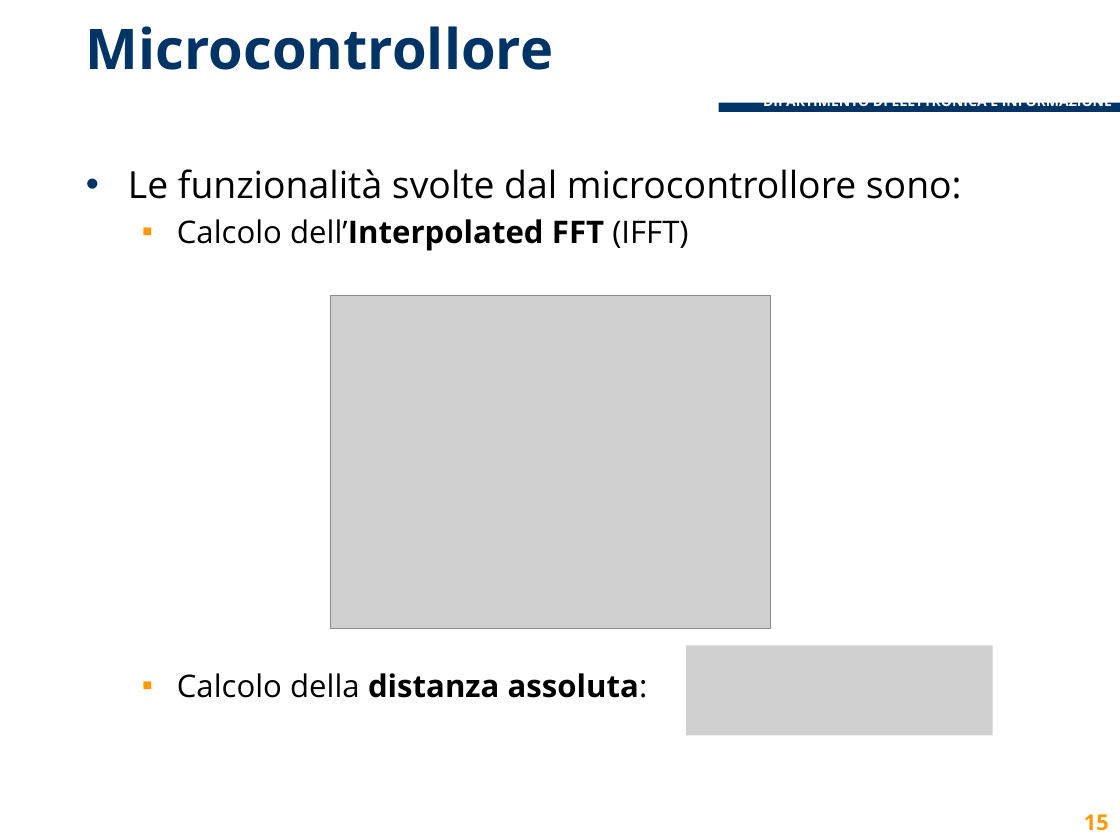
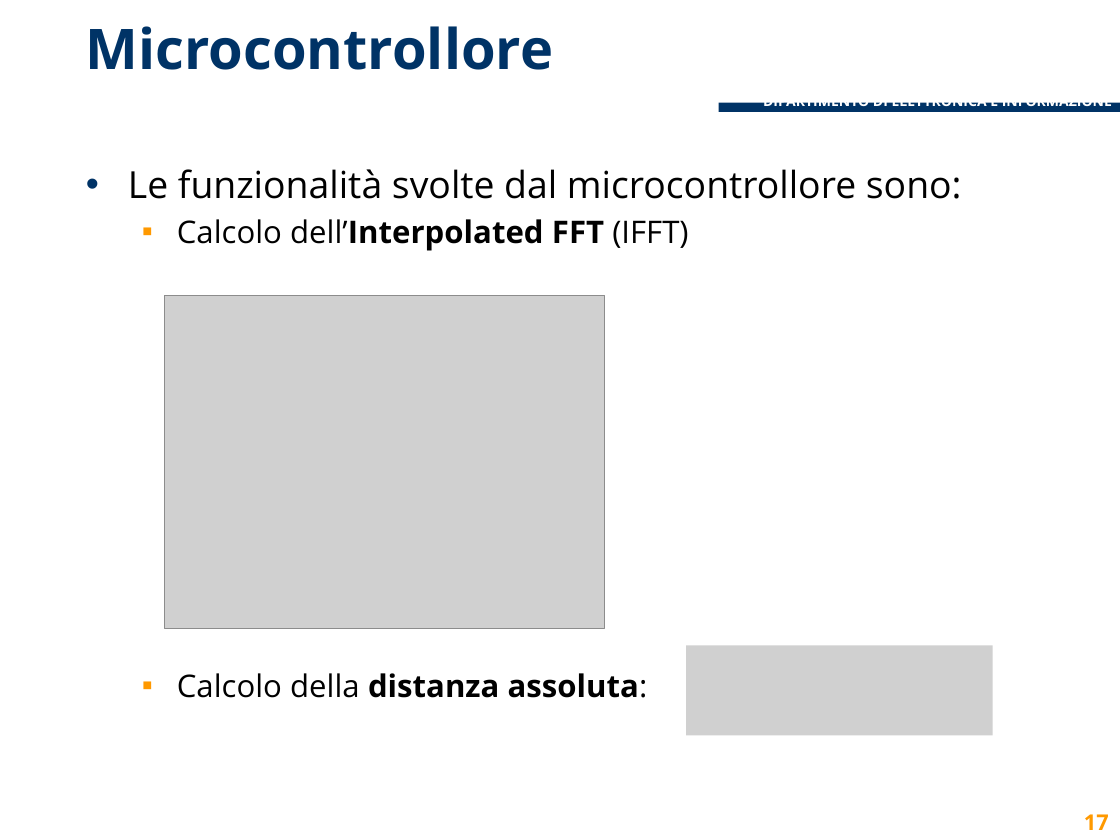
Before and after one commit to lcavagnispolimi/thesis_latex, a slide deck: slide 17 of presentazione_discussione.pptx (slide 15 before the commit). Drawn at 1120x840 pixels with LibreOffice and Linux fonts; fonts in the diff are those of the drawing; grey boxes stand for pictures; background and template pictures are left out. Boxes give left, top, right and bottom in pixels: in the first picture for what was removed or moved away, otherwise in the second. Text is boxed around its words. In the diff, an @@ line names an element or a change of style, - is before the commit and + after.

```diff
--- a/presentazione_discussione.pptx
+++ b/presentazione_discussione.pptx
@@ picture: place and size @@
-picture at (330,296,771,628)
+picture at (165,296,605,628)
@@ page number at (1084,814,1109,830): text changed @@
-15
+17
```
Also in this commit, not shown: 2 other slides changed, 3 slides added.
